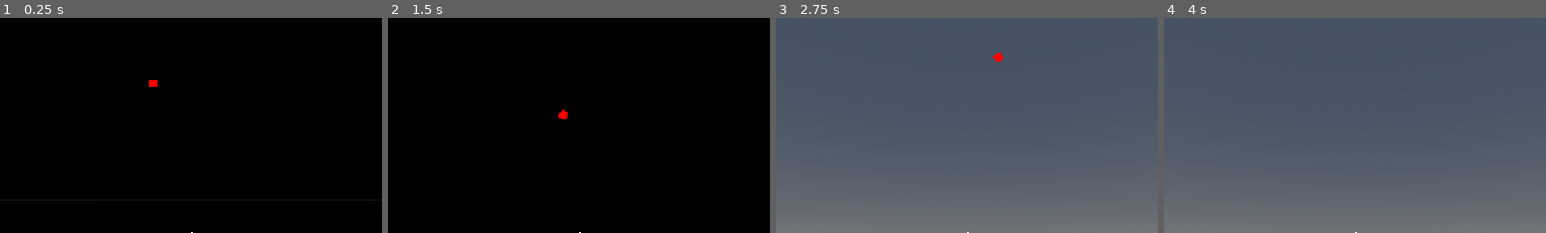
Above: before the commit, frames 1-4 (left to right).
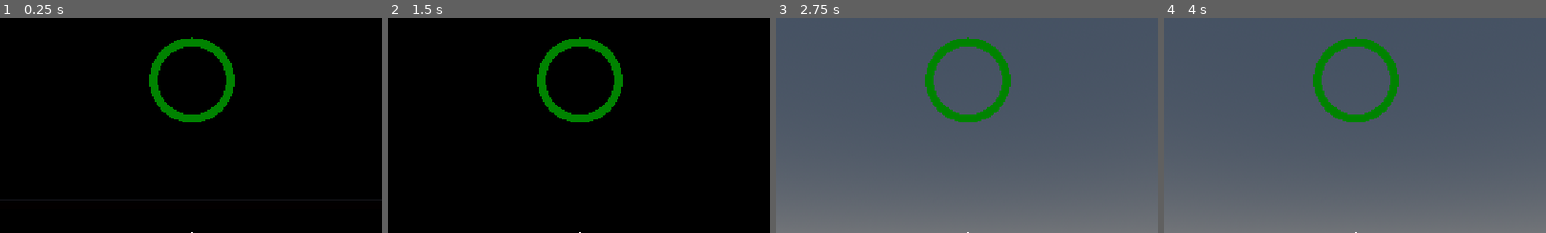
Above: after the commit, the same moments.

Repository: tmrupp/LD60
Game: Godot game, scene res://scenes/fps_test.tscn
Two runs of this game, one before a commit and one after it. Both use one fixed random seed, a clock stepped at 60 frames per second and the inputs below. The engine's default icon, where the game draws it, is replaced by a stand-in: a white triangle on a blue panel in a dark square.
Inputs (mouse positions are % of the whole screen's width and height, from its top left):
- Up to frame 1 (0.25 s): no input
- Up to frame 2 (1.5 s): tap Enter at 0.5 s; move the mouse to (55, 50) at 0.52 s; press the mouse at (55, 50) at 0.53 s; hold W (forward) from 0.53 s (still down); tap Space (jump) at 0.77 s; move the mouse to (45, 50) at 1.27 s; release the mouse at (45, 50) at 1.28 s; click (45, 50) at 1.35 s
- Up to frame 3 (2.75 s): keep holding W (forward); tap Space (jump) at 1.52, 2 s; move the mouse to (52, 48) at 2.02 s; press the mouse at (52, 48) at 2.03 s
- Up to frame 4 (4 s): keep holding W (forward); move the mouse to (49, 52) at 2.77 s; release the mouse at (49, 52) at 2.78 s; click (49, 52) at 2.85 s; tap Space (jump) at 3.02, 3.77 s; move the mouse to (57, 51) at 3.52 s; press the mouse at (57, 51) at 3.53 s
The pictures show only the part of the screen within x 25-75%, y 0-50%; the shares and areas given below are measured in that part.

The runs differ from the first frame. In frame 1, 2.4% of the frame differs, in the area x 39-62%, y 8-49%; in frame 2, 2.4%; in frame 3, 2.4%; in frame 4, 2.4%.

Commit message:
fixed spinner shader, make player its own scene

Diff:
--- a/countdown_spinner.gdshader
+++ b/countdown_spinner.gdshader
@@ -1,6 +1,9 @@
 shader_type canvas_item;
 
 uniform float limit;
+uniform vec4 color_1 : source_color;
+uniform vec4 color_2 : source_color;
+uniform vec4 color_3 : source_color;
 
 void vertex() {
 	// Called for every vertex the material is visible on.
@@ -9,15 +12,22 @@
 void fragment() {
 	vec2 centered = UV - 0.5;
 	float radius = length(centered);
-	float angle = atan(centered.y, centered.x) + PI/2.0;
-	if (angle < 0.0) {
-		1.5*PI + angle;
+	float angle = atan(centered.x, centered.y);
+
+	float max_value = ((limit * 2.0 - 1.0) * PI);
+
+	//angle < limit - 0.1 || angle > limit + 0.1
+	if (radius > 0.5 || radius < 0.4 || angle > max_value) {
+		discard;
 	}
 
-	float range = (sin(2.0 * TIME) + 1.0) * PI;
-
-	if (radius > 0.5 || radius < 0.4 || angle < range - 0.1 || angle > range + 0.1) {
-		discard;
+	if (limit > 0.66) {
+		COLOR = color_1;
 	}
-	COLOR = vec4(1.0, 0.0, 0.0, 1.0);
+	else if (limit > 0.33) {
+		COLOR = color_2;
+	}
+	else {
+		COLOR = color_3;
+	}
 }
--- a/countdown_spinner.tres
+++ b/countdown_spinner.tres
@@ -4,4 +4,7 @@
 
 [resource]
 shader = ExtResource("1_ttudx")
-shader_parameter/limit = 0.105
+shader_parameter/limit = 1.035
+shader_parameter/color_1 = Color(0, 0.5137255, 0, 1)
+shader_parameter/color_2 = Color(0.6392157, 0.56078434, 0, 1)
+shader_parameter/color_3 = Color(0.7647059, 0, 0, 1)
--- a/scenes/fps_test.tscn
+++ b/scenes/fps_test.tscn
@@ -1,10 +1,9 @@
 [gd_scene format=3 uid="uid://cfypcwlaixris"]
 
 [ext_resource type="Texture2D" uid="uid://rpbk4xqjma7b" path="res://icon.svg" id="1_dd8sg"]
-[ext_resource type="Script" uid="uid://dx24bknnw1rqy" path="res://scripts/fps_controller.gd" id="2_3pjy4"]
-[ext_resource type="Script" uid="uid://b77e2uqc1toe0" path="res://scripts/player_shoot.gd" id="3_3pjy4"]
 [ext_resource type="PackedScene" uid="uid://bjkejmyoyh5df" path="res://scenes/saloon_light.tscn" id="3_v4oks"]
 [ext_resource type="PackedScene" uid="uid://b24gcksf13ljw" path="res://scenes/bottle.tscn" id="4_5kees"]
+[ext_resource type="PackedScene" uid="uid://cjbk8753ikjf3" path="res://scenes/real_player.tscn" id="4_v3wg6"]
 [ext_resource type="Material" uid="uid://dofq1rnpcr2ux" path="res://countdown_spinner.tres" id="6_v3wg6"]
 [ext_resource type="PackedScene" uid="uid://uv20w0ekd2ym" path="res://scenes/enemy.tscn" id="7_16jfv"]
 
@@ -47,22 +46,6 @@
 sky = SubResource("Sky_m13n5")
 glow_enabled = true
 
-[sub_resource type="CylinderShape3D" id="CylinderShape3D_eav63"]
-height = 1.0
-radius = 0.25
-
-[sub_resource type="SphereShape3D" id="SphereShape3D_eav63"]
-radius = 0.25
-
-[sub_resource type="CylinderMesh" id="CylinderMesh_eav63"]
-top_radius = 0.25
-bottom_radius = 0.25
-height = 1.0
-
-[sub_resource type="SphereMesh" id="SphereMesh_eav63"]
-radius = 0.25
-height = 0.5
-
 [node name="Node3D" type="Node3D" unique_id=1812552037]
 
 [node name="Ceiling" type="StaticBody3D" parent="." unique_id=466505929]
@@ -219,29 +202,8 @@
 [node name="WorldEnvironment" type="WorldEnvironment" parent="." unique_id=1347111403]
 environment = SubResource("Environment_f0rpb")
 
-[node name="Player" type="CharacterBody3D" parent="." unique_id=43097176]
+[node name="Player" parent="." unique_id=1165423411 instance=ExtResource("4_v3wg6")]
 transform = Transform3D(1, 0, 0, 0, 1, 0, 0, 0, 1, 0, 0.5, 0)
-script = ExtResource("2_3pjy4")
-
-[node name="CollisionShape3D" type="CollisionShape3D" parent="Player" unique_id=2053373609]
-shape = SubResource("CylinderShape3D_eav63")
-
-[node name="CollisionShape3D2" type="CollisionShape3D" parent="Player" unique_id=1435056404]
-transform = Transform3D(1, 0, 0, 0, 1, 0, 0, 0, 1, 0, 0.75, 0)
-shape = SubResource("SphereShape3D_eav63")
-
-[node name="MeshInstance3D" type="MeshInstance3D" parent="Player" unique_id=1200618347]
-mesh = SubResource("CylinderMesh_eav63")
-
-[node name="MeshInstance3D2" type="MeshInstance3D" parent="Player" unique_id=1601971773]
-transform = Transform3D(1, 0, 0, 0, 1, 0, 0, 0, 1, 0, 0.75, 0)
-mesh = SubResource("SphereMesh_eav63")
-
-[node name="Camera3D" type="Camera3D" parent="Player" unique_id=982455460]
-transform = Transform3D(1, 0, 0, 0, 1, 0, 0, 0, 1, 0, 0.75, 0)
-
-[node name="PlayerShoot" type="Node3D" parent="Player" unique_id=172436193]
-script = ExtResource("3_3pjy4")
 
 [node name="CanvasLayer" type="CanvasLayer" parent="." unique_id=1126576776]
 
--- /dev/null
+++ b/scenes/real_player.tscn
@@ -0,0 +1,43 @@
+[gd_scene format=3 uid="uid://cjbk8753ikjf3"]
+
+[ext_resource type="Script" uid="uid://dx24bknnw1rqy" path="res://scripts/fps_controller.gd" id="1_ycmw6"]
+[ext_resource type="Script" uid="uid://b77e2uqc1toe0" path="res://scripts/player_shoot.gd" id="2_r3mcf"]
+
+[sub_resource type="CylinderShape3D" id="CylinderShape3D_eav63"]
+height = 1.0
+radius = 0.25
+
+[sub_resource type="SphereShape3D" id="SphereShape3D_eav63"]
+radius = 0.25
+
+[sub_resource type="CylinderMesh" id="CylinderMesh_eav63"]
+top_radius = 0.25
+bottom_radius = 0.25
+height = 1.0
+
+[sub_resource type="SphereMesh" id="SphereMesh_eav63"]
+radius = 0.25
+height = 0.5
+
+[node name="Player" type="CharacterBody3D" unique_id=1165423411]
+script = ExtResource("1_ycmw6")
+
+[node name="CollisionShape3D" type="CollisionShape3D" parent="." unique_id=499738839]
+shape = SubResource("CylinderShape3D_eav63")
+
+[node name="CollisionShape3D2" type="CollisionShape3D" parent="." unique_id=1295841789]
+transform = Transform3D(1, 0, 0, 0, 1, 0, 0, 0, 1, 0, 0.75, 0)
+shape = SubResource("SphereShape3D_eav63")
+
+[node name="MeshInstance3D" type="MeshInstance3D" parent="." unique_id=25659658]
+mesh = SubResource("CylinderMesh_eav63")
+
+[node name="MeshInstance3D2" type="MeshInstance3D" parent="." unique_id=237943295]
+transform = Transform3D(1, 0, 0, 0, 1, 0, 0, 0, 1, 0, 0.75, 0)
+mesh = SubResource("SphereMesh_eav63")
+
+[node name="Camera3D" type="Camera3D" parent="." unique_id=1717981680]
+transform = Transform3D(1, 0, 0, 0, 1, 0, 0, 0, 1, 0, 0.75, 0)
+
+[node name="PlayerShoot" type="Node3D" parent="." unique_id=1519316983]
+script = ExtResource("2_r3mcf")
